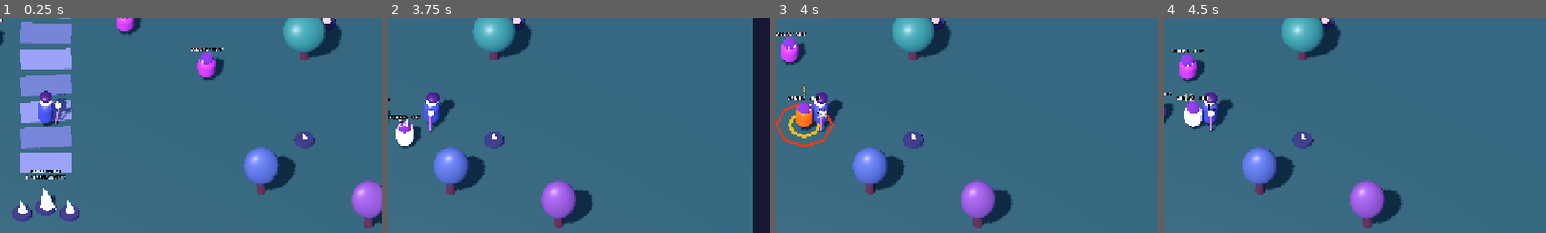
Above: before the commit, frames 1-4 (left to right).
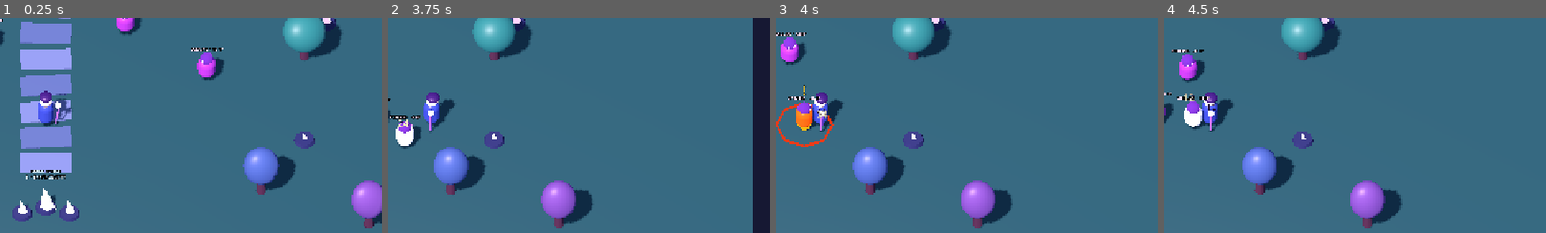
Above: after the commit, the same moments.

Repository: Mia29520050/project-M
Game: Godot game, scene res://scenes/main.tscn
Same seed, same stepped clock (60 frames per second), same inputs: the game is played once before the commit and once after it. This scene is started directly instead of the project's main scene.
Inputs (mouse positions are % of the whole screen's width and height, from its top left):
- Up to frame 1 (0.25 s): no input
- Up to frame 2 (3.75 s): tap Enter at 0.5 s; move the mouse to (72, 45) at 0.52 s; press the mouse at (72, 45) at 0.53 s; hold D (move_right) 0.53-1.28 s; move the mouse to (30, 55) at 1.27 s; release the mouse at (30, 55) at 1.28 s; hold S (move_down) 1.28-2.03 s; click (30, 55) at 1.35 s; move the mouse to (60, 28) at 2.02 s; hold D (move_right) 2.03-2.78 s; hold Space (dodge) 2.03-2.78 s; click (60, 28) at 2.3 s; move the mouse to (45, 70) at 2.77 s; hold W (move_up) 2.78-3.53 s; tap E (interact) at 2.85 s; click (45, 70) at 3.05 s; move the mouse to (80, 65) at 3.52 s; hold A (move_left) from 3.53 s (still down); hold Q (moonbolt) from 3.53 s (still down)
- Up to frame 3 (4 s): keep holding A (move_left); keep holding Q (moonbolt); click (80, 65) at 3.8 s
- Up to frame 4 (4.5 s): keep holding A (move_left); move the mouse to (20, 35) at 4.27 s; release Q (moonbolt) at 4.28 s; click (20, 35) at 4.35 s
The pictures show only the part of the screen within x 44-94%, y 28-78%; the shares and areas given below are measured in that part.

Frames 1-2 are identical in both runs. In frame 3, 0.2% of the frame differs, in the area x 3-12%, y 45-56%; in frame 4, nothing differs.

Commit message:
Expand enemy attack countdown telegraph

Diff:
--- a/scripts/enemy.gd
+++ b/scripts/enemy.gd
@@ -10,6 +10,9 @@
 const WINDUP_BODY_COLOR := Color(1.0, 0.32, 0.09)
 const HIT_FLASH_COLOR := Color(1.0, 1.0, 1.0)
 const HIT_FLASH_DURATION := 0.14
+const COUNTDOWN_RING_INNER_RADIUS := 0.72
+const COUNTDOWN_RING_OUTER_RADIUS := 0.88
+const COUNTDOWN_RING_START_SCALE := 0.12
 var player_ref: Node3D
 var spawn_position: Vector3 = Vector3.ZERO
 var max_hp := 42
@@ -133,8 +136,8 @@
 	_countdown_ring = MeshInstance3D.new()
 	_countdown_ring.name = "AttackCountdownRing"
 	var countdown_mesh := TorusMesh.new()
-	countdown_mesh.inner_radius = 0.72
-	countdown_mesh.outer_radius = 0.88
+	countdown_mesh.inner_radius = COUNTDOWN_RING_INNER_RADIUS
+	countdown_mesh.outer_radius = COUNTDOWN_RING_OUTER_RADIUS
 	countdown_mesh.rings = 8
 	countdown_mesh.ring_segments = 32
 	_countdown_ring.mesh = countdown_mesh
@@ -191,8 +194,9 @@
 			_warning_label.modulate = urgency
 			_warning_label.scale = Vector3.ONE * (0.85 + 0.45 * progress + final_pulse)
 		if is_instance_valid(_countdown_ring):
-			# Outer ring shows reach; this inner ring shrinking toward the center shows time remaining.
-			var countdown_scale := maxf(0.12, 1.0 - progress * 0.88)
+			# Outer ring shows reach; this inner ring expands toward its edge to show time remaining.
+			# Expand outward from the center to the edge of the fixed danger radius as impact approaches.
+			var countdown_scale := lerpf(COUNTDOWN_RING_START_SCALE, ATTACK_RANGE / COUNTDOWN_RING_OUTER_RADIUS, progress)
 			_countdown_ring.scale = Vector3(countdown_scale, 1.0, countdown_scale)
 			var countdown_color := Color(1.0, 0.72, 0.08).lerp(Color(1.0, 0.035, 0.02), progress)
 			countdown_color.a = 0.95
@@ -233,7 +237,7 @@
 				_warning_ring.scale = Vector3.ONE
 			if is_instance_valid(_countdown_ring):
 				_countdown_ring.show()
-				_countdown_ring.scale = Vector3.ONE
+				_countdown_ring.scale = Vector3(COUNTDOWN_RING_START_SCALE, 1.0, COUNTDOWN_RING_START_SCALE)
 				_countdown_material.albedo_color = Color(1.0, 0.72, 0.08, 0.95)
 				_countdown_material.emission = Color(1.0, 0.55, 0.03)
 				_countdown_material.emission_energy_multiplier = 1.6
Not shown, changed: docs/ROADMAP.md
